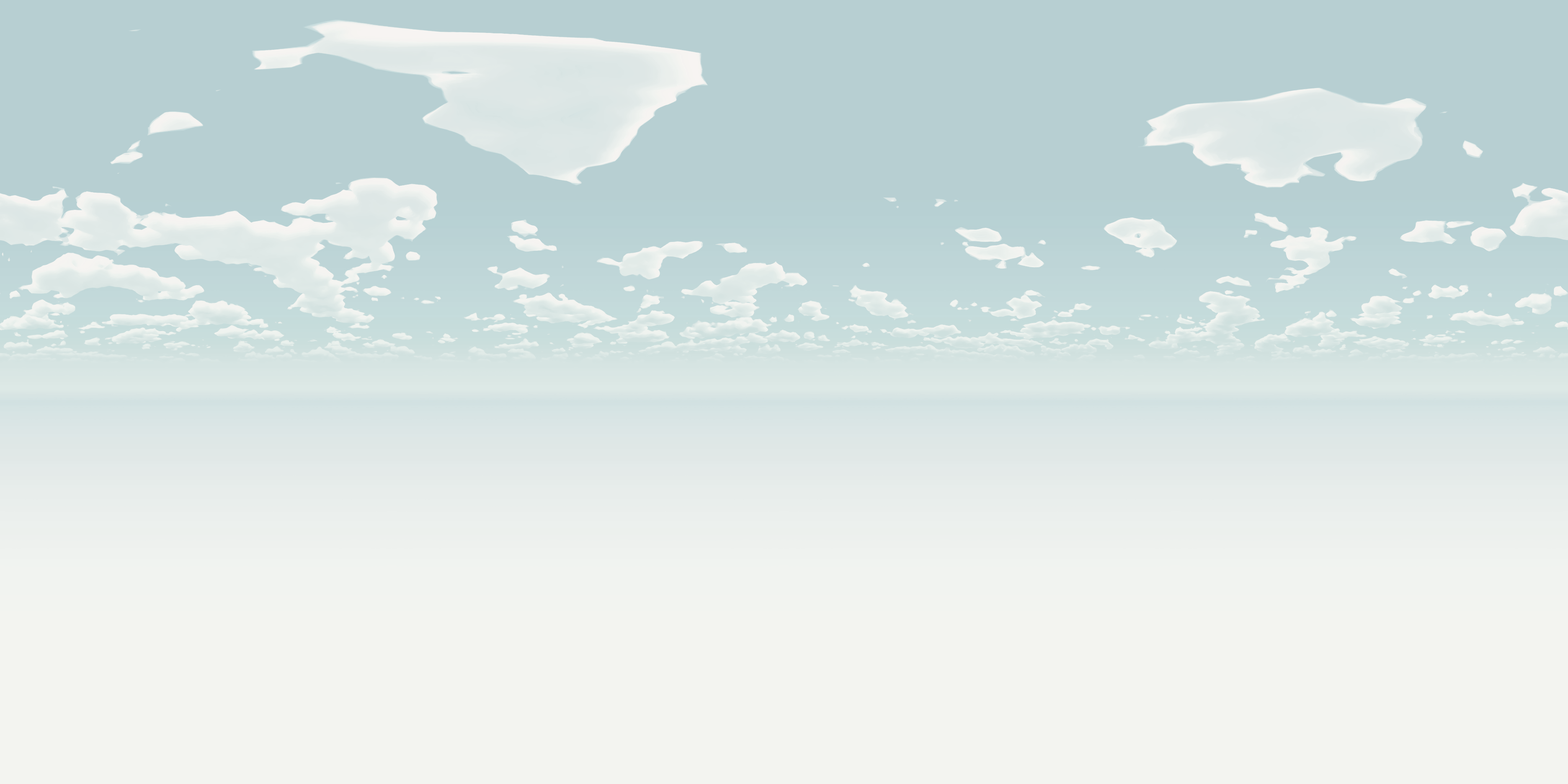
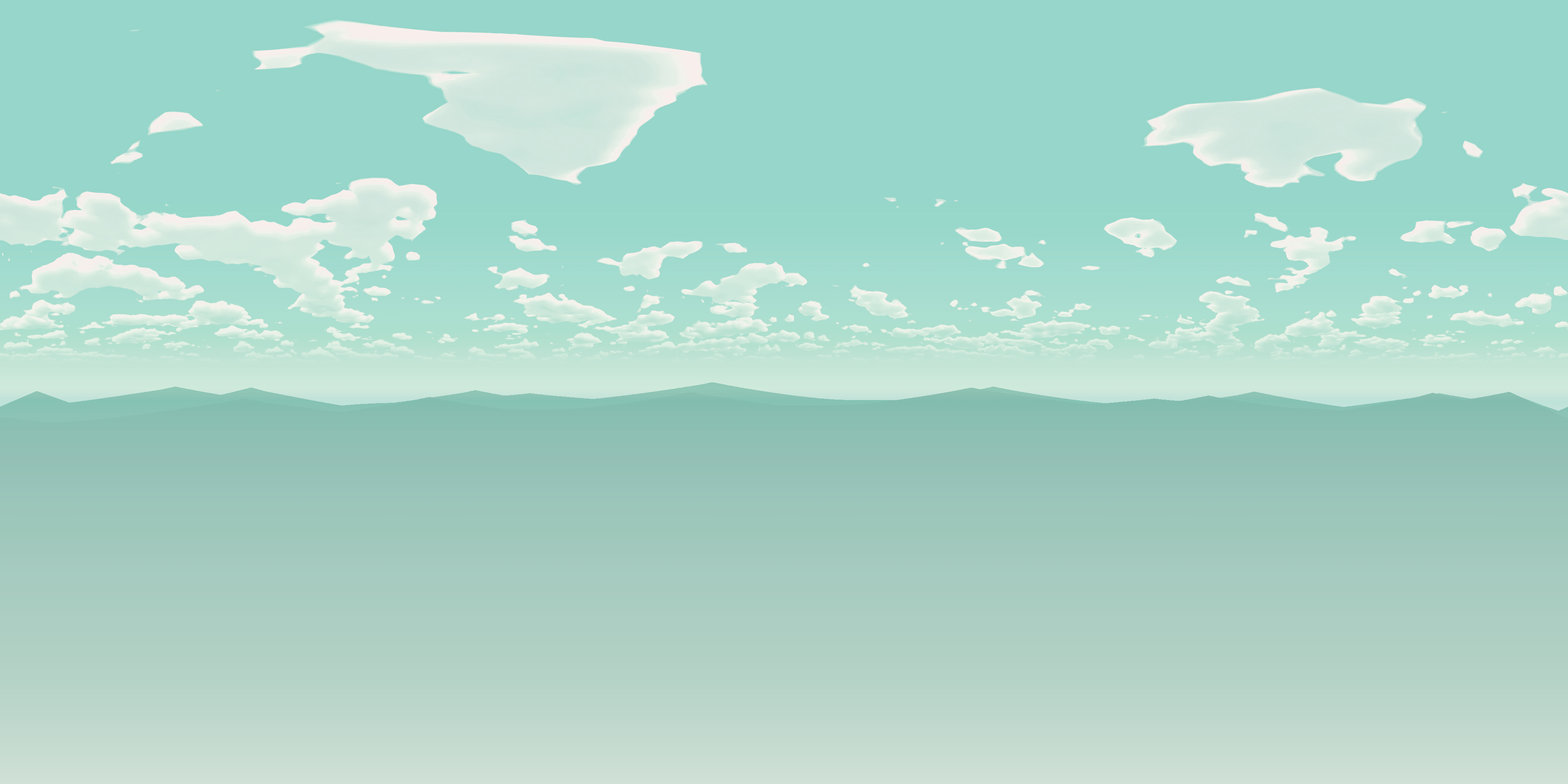
Comparing the layer stacks of the two 1568x784 images. Changes:
added layer "Layer 3" (multiply, 75%) above "Layer 2" over [left=0, top=382, right=1568, bottom=784]